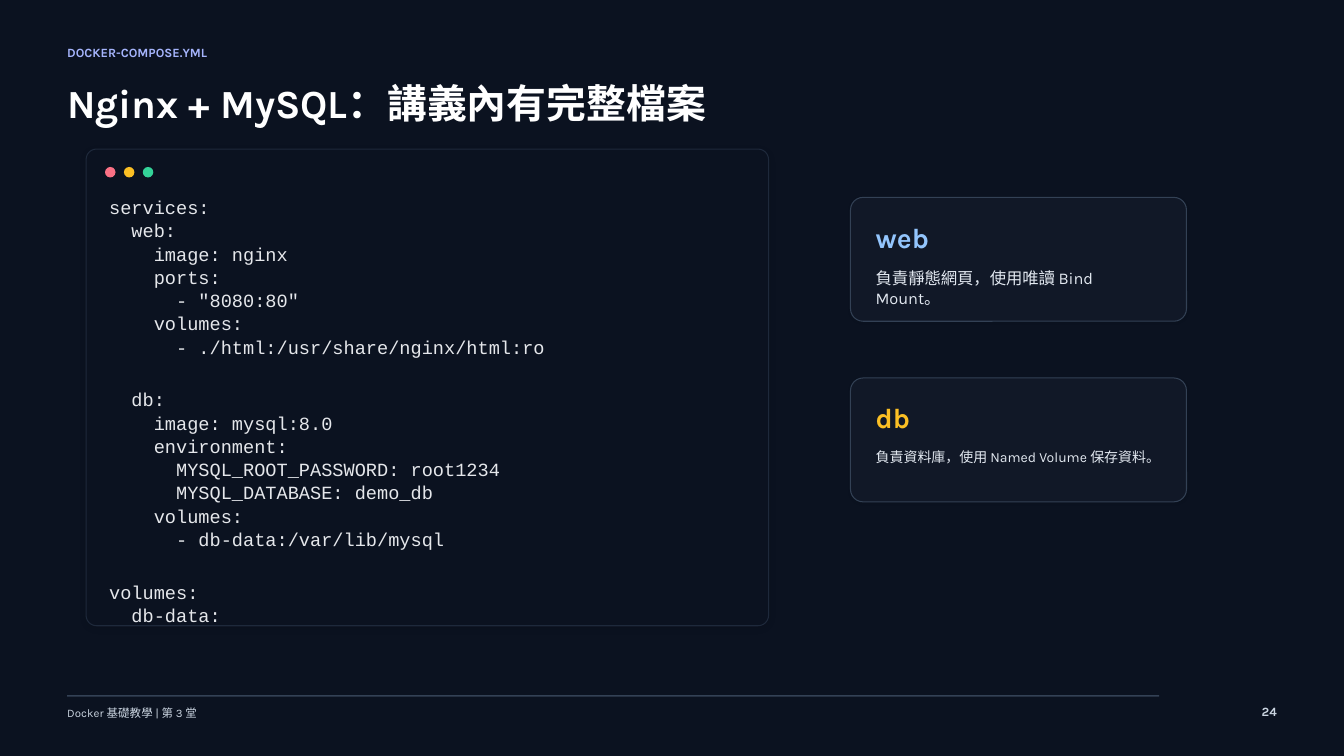
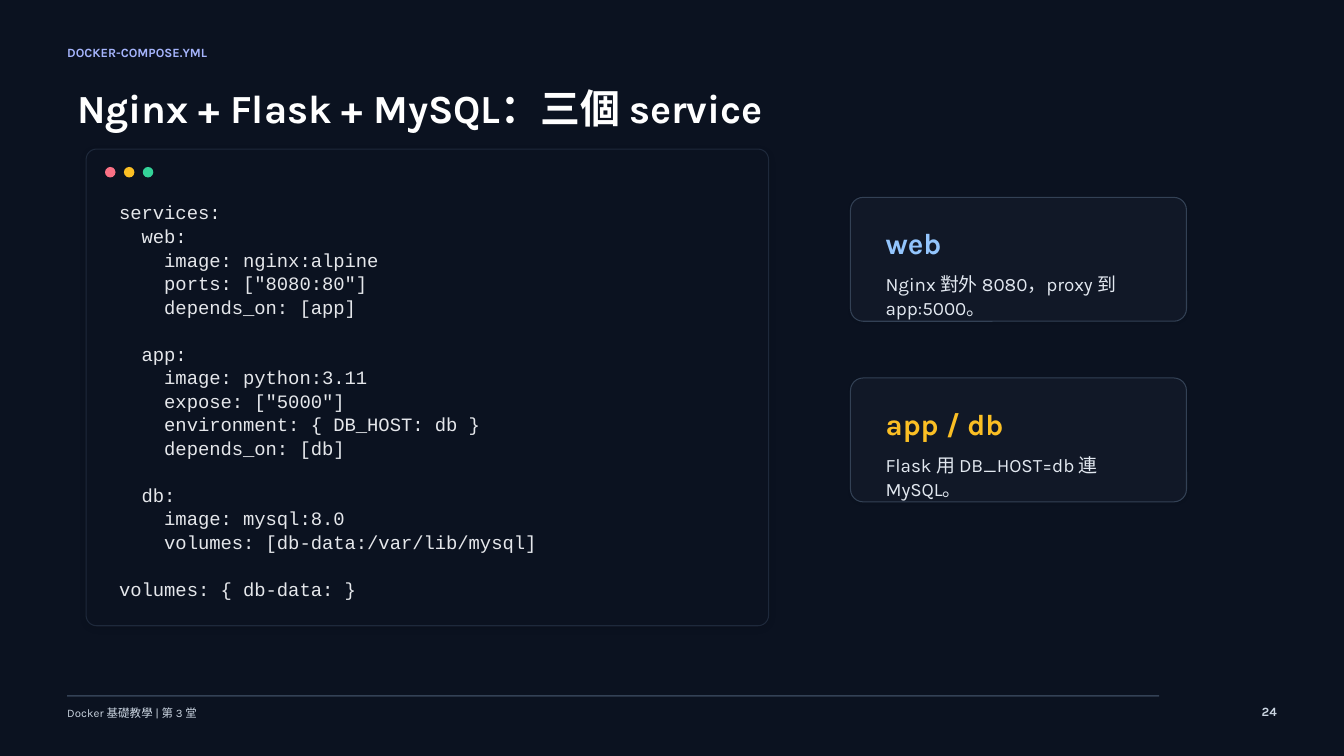
Before and after one commit to lalalalaluk/docker-practice, a slide deck: slide 30 of slides/docker-session3-mysql-compose.pptx. Drawn at 1344x756 pixels with LibreOffice and Linux fonts; fonts in the diff are those of the drawing. Boxes give left, top, right and bottom in pixels: in the first picture for what was removed or moved away, otherwise in the second. Text is boxed around its words. In the diff, an @@ line names an element or a change of style, - is before the commit and + after.

```diff
--- a/slides/docker-session3-mysql-compose.pptx
+++ b/slides/docker-session3-mysql-compose.pptx
@@ text at [77,89,763,133]: text changed @@
-Nginx + MySQL：講義內有完整檔案
+Nginx + Flask + MySQL：三個 service
@@ text at [119,206,345,529]: size 13.3 to 13.5 pt in "services:", "web:", "db:", "image: mysql:8.0" @@
@@ text "web" at [886,234,942,255]: size 20 to 21 pt @@
@@ text at [142,253,458,459]: text changed; size 13.3 to 13.5 pt @@
-image: nginx
-ports:
-- "8080:80"
-volumes:
-- ./html:/usr/share/nginx/html:ro
+image: nginx:alpine
+ports: ["8080:80"]
+depends_on: [app]
+app:
+image: python:3.11
+expose: ["5000"]
+environment: { DB_HOST: db }
+depends_on: [db]
@@ text at [886,275,1116,320]: text changed; size 11.7 to 13.5 pt @@
-負責靜態網頁，使用唯讀 Bind Mount。
+Nginx 對外 8080，proxy 到 app:5000。
@@ text at [886,415,1003,442]: text changed; size 20 to 21 pt @@
-db
+app / db
@@ text at [886,456,1098,501]: text changed; size 10 to 13.5 pt @@
-負責資料庫，使用 Named Volume 保存資料。
+Flask 用 DB_HOST=db 連 MySQL。
@@ text at [119,536,537,597]: text changed; size 13.3 to 13.5 pt @@
-environment:
-MYSQL_ROOT_PASSWORD: root1234
-MYSQL_DATABASE: demo_db
-volumes:
-- db-data:/var/lib/mysql
-volumes:
-db-data:
+volumes: [db-data:/var/lib/mysql]
+volumes: { db-data: }
```
Also in this commit, not shown: 11 other slides changed, 4 other files.
